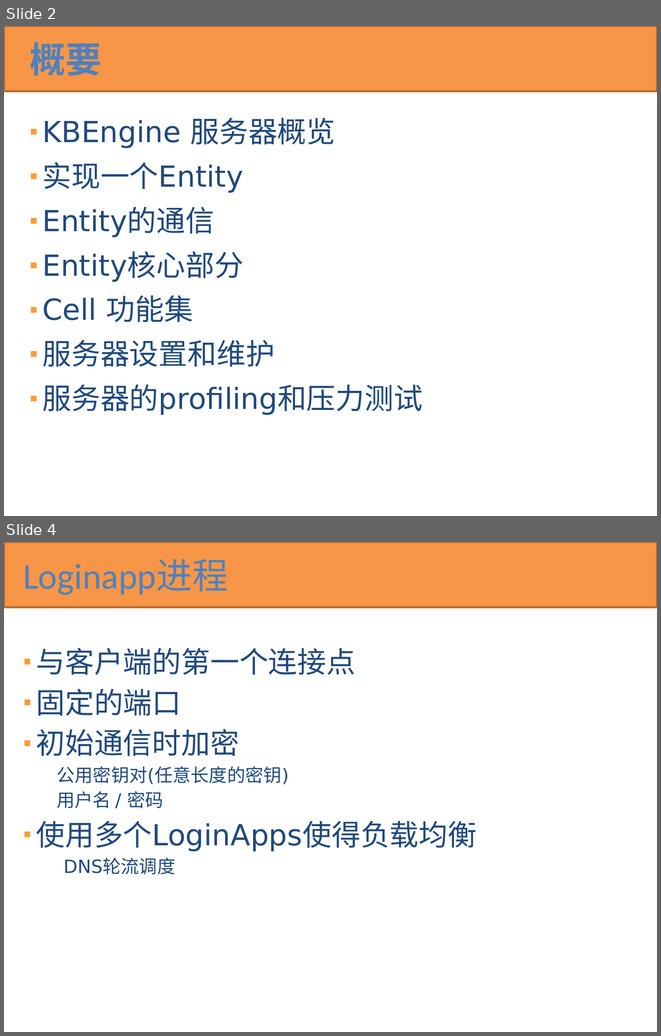
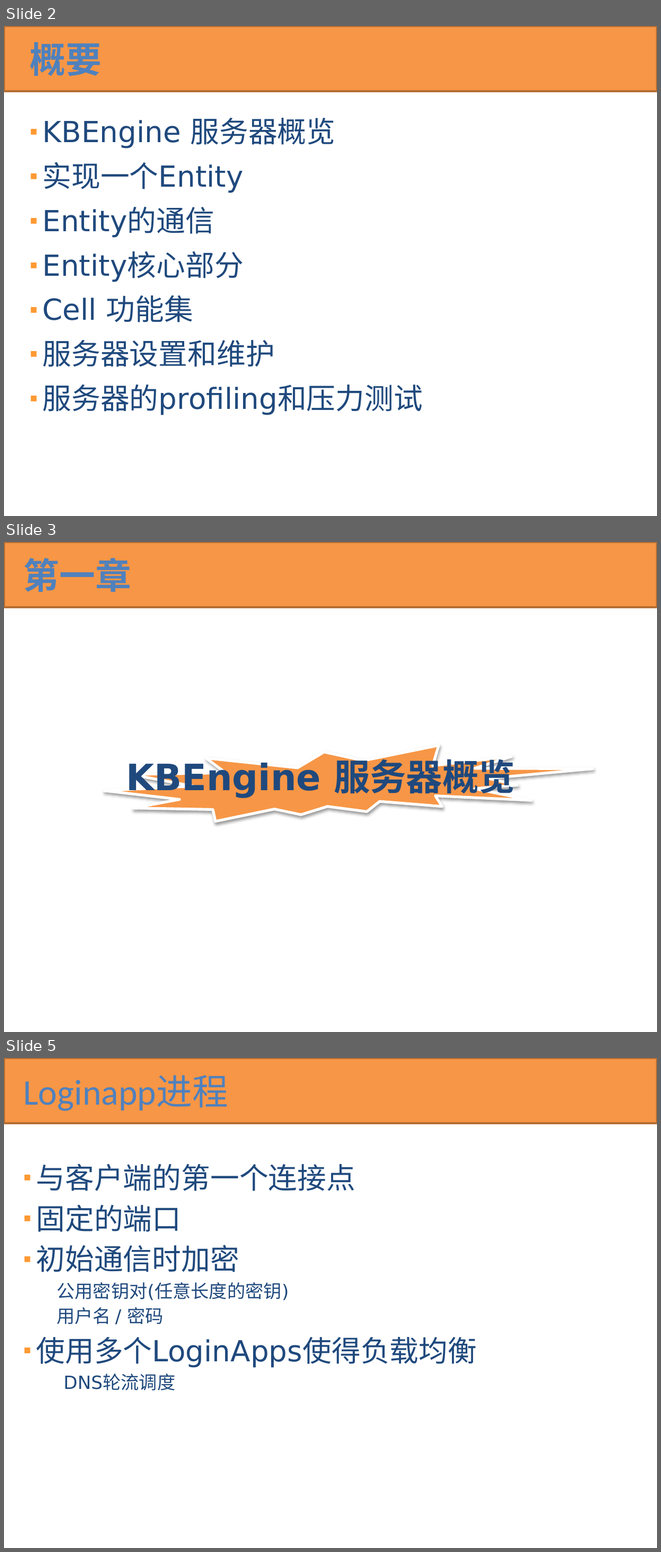
Before and after one commit to kbengine/kbengine_docs, a slide deck: KBEngine技术预览.pptx. Shown one above the other, each under a label of ours: slides 2 and 4 before the commit, slides 2, 3 and 5 after it; the slides between them are not shown. The pictures are 661x1036 and 661x1552 pixels, drawn with LibreOffice and Linux fonts; fonts in the diff are those of the drawing. Boxes give left, top, right and bottom in pixels: in the first picture for what was removed or moved away, otherwise in the second. Text is boxed around its words. In the diff, an @@ line names an element or a change of style, - is before the commit and + after.

```diff
--- a/KBEngine技术预览.pptx
+++ b/KBEngine技术预览.pptx
@@ slide 3 added at bbox=[4, 542, 657, 1032], background #FFFFFF @@
@@ rectangle added at bbox=[4, 542, 657, 607], fill #F79646, outline #B76F34 2 pt @@
@@ title added at bbox=[24, 557, 131, 592], 39.6 pt, text #4F81BD, bold @@
+第一章
@@ irregular seal added at bbox=[105, 745, 593, 821], fill #F79646, outline #FFFFFF 3 pt @@
@@ text added at bbox=[126, 753, 515, 799], 40 pt, text #1F497D, bold @@
+KBEngine 服务器概览
@@ what was slide 4 is now slide 5 @@
```
Also in this commit, not shown: 1 slide changed, 7 other slides added.
